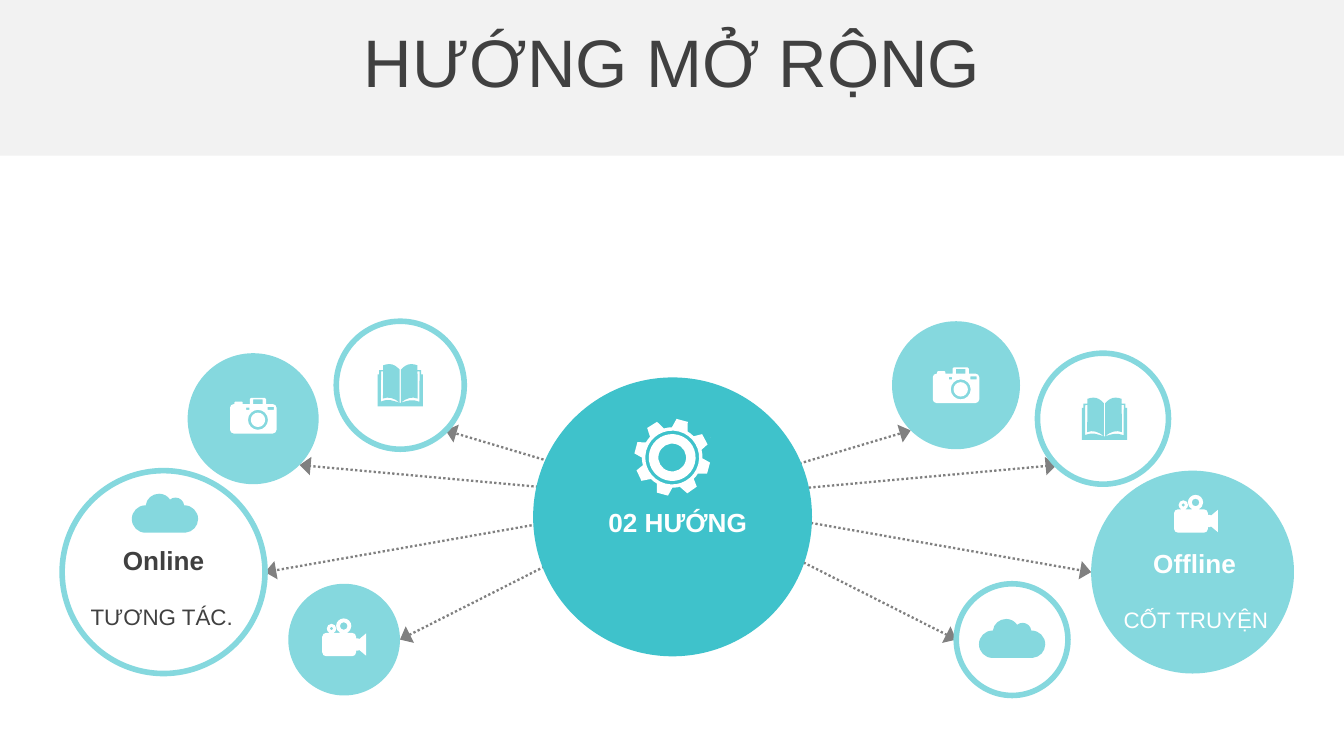
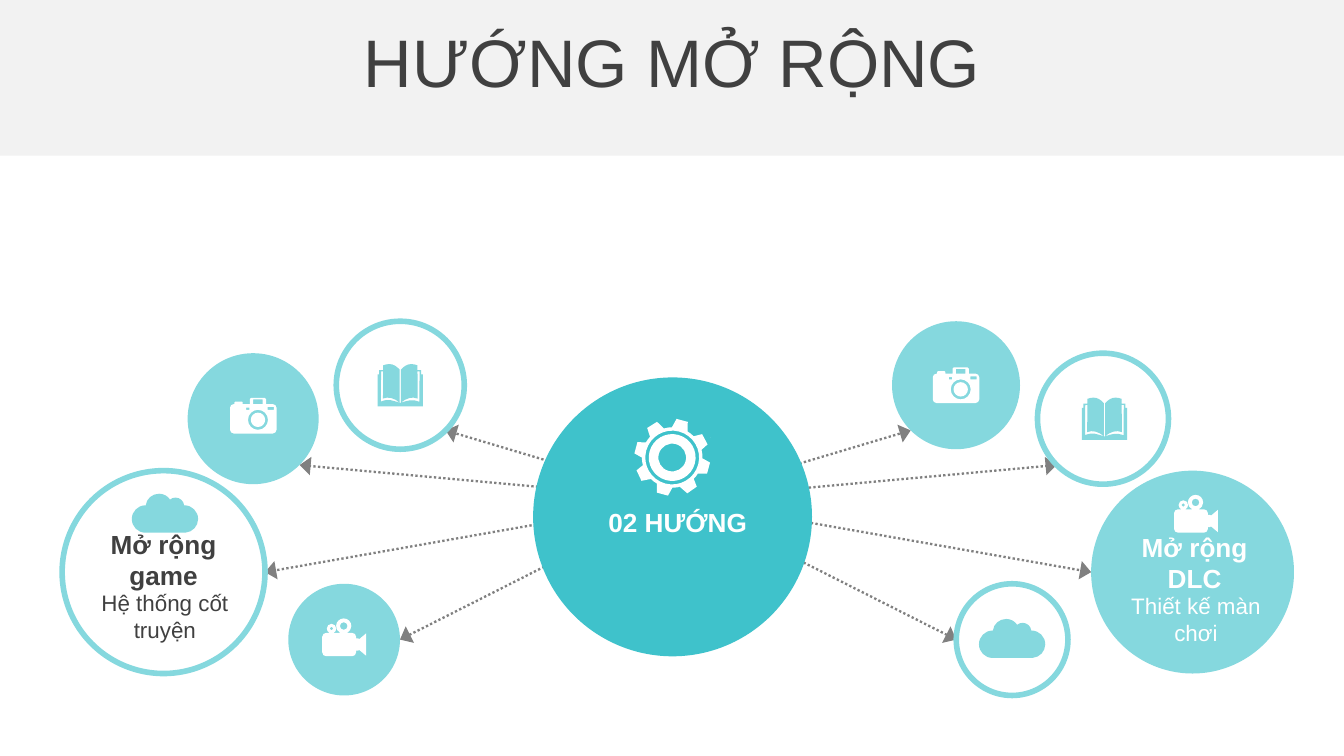
Before and after one commit to chicken-developer/legend-of-pirate, a slide deck: slide 6 of documents/Slide.pptx. Drawn at 1344x756 pixels with LibreOffice and Linux fonts; fonts in the diff are those of the drawing; background and template pictures are left out. Boxes give left, top, right and bottom in pixels: in the first picture for what was removed or moved away, otherwise in the second. Text is boxed around its words. In the diff, an @@ line names an element or a change of style, - is before the commit and + after.

```diff
--- a/documents/Slide.pptx
+++ b/documents/Slide.pptx
@@ text at (111,534,216,591): text changed @@
-Online
+Mở rộng game
@@ text at (1142,537,1247,588): text changed @@
-Offline
+Mở rộng DLC
@@ text at (101,594,228,643): text changed @@
-TƯƠNG TÁC.
+Hệ thống cốt truyện
@@ text at (1131,597,1261,641): text changed @@
-CỐT TRUYỆN
+Thiết kế màn chơi
```
Also in this commit, not shown: 4 other slides changed, 1 other file.
